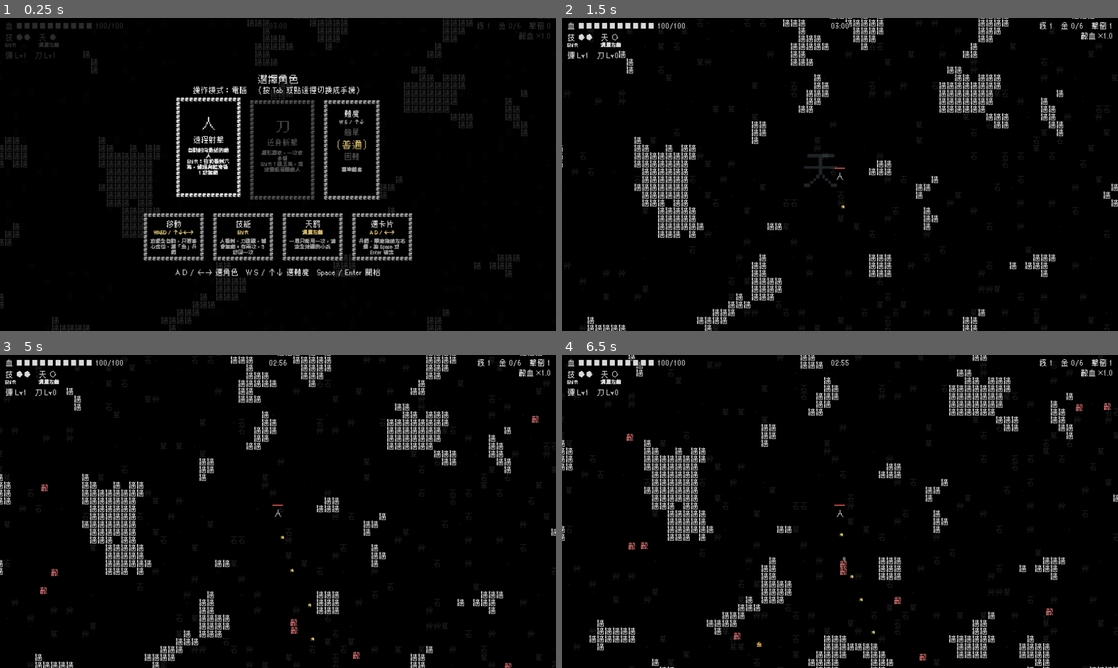
Above: before the commit, frames 1-4 (two rows, left to right).
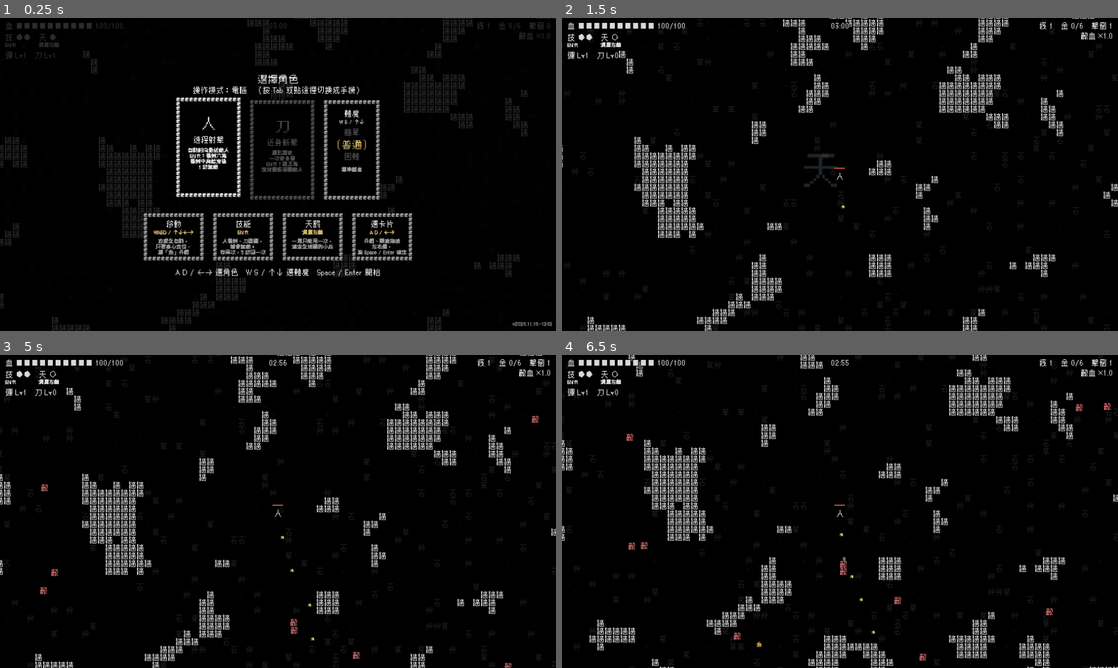
Above: after the commit, the same moments.

Repository: Scottcw1006/text-survivors
Game: Godot game, scene res://main.tscn
The game is run twice, just before and just after one commit, with the same random seed, the same clock (stepped at 60 frames per second) and the same inputs.
Inputs (mouse positions are in pixels of both pictures, inside the frame that each line leads up to):
- Up to frame 1 (0.25 s): no input
- Up to frame 2 (1.5 s): tap Enter at 0.5 s; move the mouse to (962, 158) at 0.52 s; hold Right (move_right) 0.53-1.25 s; tap Space (confirm) at 0.6 s; click (962, 158) at 0.67 s; drag from (728, 190) to (812, 237) at 1.27 s
- Up to frame 3 (5 s): tap Space (confirm) at 2, 2.3, 3.8 s; move the mouse to (333, 442) at 2.02 s; hold Right (move_right) 2.03-2.75 s; click (333, 442) at 2.1 s; drag from (250, 574) to (111, 464) at 2.77 s; move the mouse to (444, 558) at 3.52 s; hold Left (move_left) 3.53-4.25 s; tap Enter at 3.6 s; drag from (111, 464) to (194, 433) at 4.27 s
- Up to frame 4 (6.5 s): move the mouse to (867, 511) at 5.02 s; hold Down (move_down) 5.03-5.75 s; tap Space (confirm) at 5.1 s; click (867, 511) at 5.17 s; drag from (756, 433) to (728, 527) at 5.77 s

The runs differ from the first frame. In frame 1, 1.6% of the frame differs, in the area x 27-100%, y 41-99%; in frame 2, nothing differs; in frame 3, less than 0.1%; in frame 4, less than 0.1%.

Commit message:
網頁版檔名加版本號避免快取、選角畫面顯示版本號、修正角色與教學卡說明斷行
Co-Authored-By: Claude Opus 5.5 <noreply@anthropic.com>

Diff:
--- a/main.gd
+++ b/main.gd
@@ -213,8 +213,9 @@
 ]
 
 const CHARACTERS := [
-	{"glyph": "人", "name": "遠程射擊", "desc": "自動射向最近的敵人\nShift：往前衝刺六格，過程與結束後 1 秒無敵"},
-	{"glyph": "刀", "name": "近身斬擊", "desc": "扇形揮砍，一次砍多個\nShift：跳五格，落地震殺周圍敵人"},
+	# 說明：卡片一行大約 8 個中文字，自己用 \n 斷行，才不會斷在奇怪的地方
+	{"glyph": "人", "name": "遠程射擊", "desc": "自動射向最近敵人\nShift：衝刺六格\n衝刺中與結束後\n1 秒無敵"},
+	{"glyph": "刀", "name": "近身斬擊", "desc": "扇形揮砍\n一次砍多個\nShift：跳五格\n落地震殺周圍敵人"},
 ]
 
 enum State { SELECT, PLAYING, LEVEL_UP, DEAD, WON, POWER_UP, PAUSED }
@@ -365,6 +366,7 @@
 var hud_power: Label
 var hud_time: Label
 var hud_boss: Label                 # 決戰時上方的最終王血條
+var hud_version: Label              # 選角畫面右下角的版本號
 var hud_final_hint: Label           # 決戰開始時畫面中上方的「打倒全部最終王！」
 var final_hint_time := 0.0          # 提示還要顯示幾秒
 var hud_kills: Label
@@ -560,6 +562,7 @@
 		else:
 			blade_lv = 0    # 人一開始沒有迴旋刃，第一次拿「刀」就是迴旋刃 Lv1
 		level_cards.visible = false
+		hud_version.visible = false
 		state = State.PLAYING
 
 
@@ -598,18 +601,18 @@
 
 ## 選角畫面下面的操作教學（手機版）
 const TUTORIAL_TIPS_TOUCH := [
-	{"name": "移動", "key": "拖曳螢幕", "desc": "手指按住往哪拖就往哪走，攻擊全自動"},
-	{"name": "技能", "key": "右下「技」", "desc": "人衝刺、刀跳躍，都會無敵。存兩次，5 秒回一次"},
-	{"name": "天罰", "key": "右下「天」", "desc": "一局只能用一次，清空全地圖的小兵"},
-	{"name": "選卡片", "key": "點卡片", "desc": "點一下選擇，再點一次選好的卡片確定"},
+	{"name": "移動", "key": "拖曳螢幕", "desc": "手指按住往哪拖\n就往哪走，\n攻擊全自動"},
+	{"name": "技能", "key": "右下「技」", "desc": "人衝刺、刀跳躍，\n都會無敵。\n存兩次，5 秒回一次"},
+	{"name": "天罰", "key": "右下「天」", "desc": "一局只能用一次，\n清空全地圖的小兵"},
+	{"name": "選卡片", "key": "點卡片", "desc": "點一下選擇，\n再點一次選好的\n卡片確定"},
 ]
 
 ## 選角畫面下面的操作教學
 const TUTORIAL_TIPS := [
-	{"name": "移動", "key": "WASD / ↑↓←→", "desc": "攻擊全自動，只要專心走位、撿「金」升級"},
-	{"name": "技能", "key": "Shift", "desc": "人衝刺、刀跳躍，都會無敵。存兩次，5 秒回一次"},
-	{"name": "天罰", "key": "滑鼠左鍵", "desc": "一局只能用一次，清空全地圖的小兵"},
-	{"name": "選卡片", "key": "A D / ←→", "desc": "升級、開寶箱時左右選，按 Space 或 Enter 確定"},
+	{"name": "移動", "key": "WASD / ↑↓←→", "desc": "攻擊全自動，\n只要專心走位、\n撿「金」升級"},
+	{"name": "技能", "key": "Shift", "desc": "人衝刺、刀跳躍，\n都會無敵。\n存兩次，5 秒回一次"},
+	{"name": "天罰", "key": "滑鼠左鍵", "desc": "一局只能用一次，\n清空全地圖的小兵"},
+	{"name": "選卡片", "key": "A D / ←→", "desc": "升級、開寶箱時\n左右選，\n按 Space / Enter 確定"},
 ]
 
 
@@ -2138,6 +2141,16 @@
 	hud_final_hint.visible = false
 	root.add_child(hud_final_hint)
 
+	hud_version = Label.new()
+	hud_version.text = preload("res://version.gd").TEXT
+	hud_version.add_theme_font_size_override("font_size", 22)
+	hud_version.modulate.a = 0.5
+	hud_version.set_anchors_and_offsets_preset(Control.PRESET_BOTTOM_RIGHT)
+	hud_version.grow_horizontal = Control.GROW_DIRECTION_BEGIN
+	hud_version.grow_vertical = Control.GROW_DIRECTION_BEGIN
+	hud_version.position += Vector2(-16, -12)
+	root.add_child(hud_version)
+
 	hud_kills = Label.new()
 	hud_kills.set_anchors_and_offsets_preset(Control.PRESET_TOP_RIGHT)
 	hud_kills.horizontal_alignment = HORIZONTAL_ALIGNMENT_RIGHT
@@ -2185,6 +2198,7 @@
 	level_cards.mouse_filter = Control.MOUSE_FILTER_IGNORE
 	level_cards.visible = false
 	root.add_child(level_cards)
+	root.move_child(hud_version, -1)   # 版本號要蓋在卡片畫面上面才看得到
 
 	# 手機模式直拿時畫面太小：蓋一層提示請轉橫（放最上面，連卡片都蓋住）
 	rotate_hint = ColorRect.new()
--- /dev/null
+++ b/version.gd
@@ -0,0 +1,2 @@
+## 由 build_web.sh 自動產生，不要手改
+const TEXT := "v2026.11.18-1242"
Binary file added: docs/game_20261118-124209.apple-touch-icon.png
Binary file added: docs/game_20261118-124209.icon.png
Binary file added: docs/game_20261118-124209.png
Not shown, added: version.gd.uid
Not shown, added: build_web.sh
Not shown, added: docs/game_20261118-124209.audio.position.worklet.js
Not shown, added: docs/game_20261118-124209.audio.worklet.js
Not shown, added: docs/game_20261118-124209.js
Not shown, added: docs/game_20261118-124209.pck
Not shown, added: docs/game_20261118-124209.wasm
